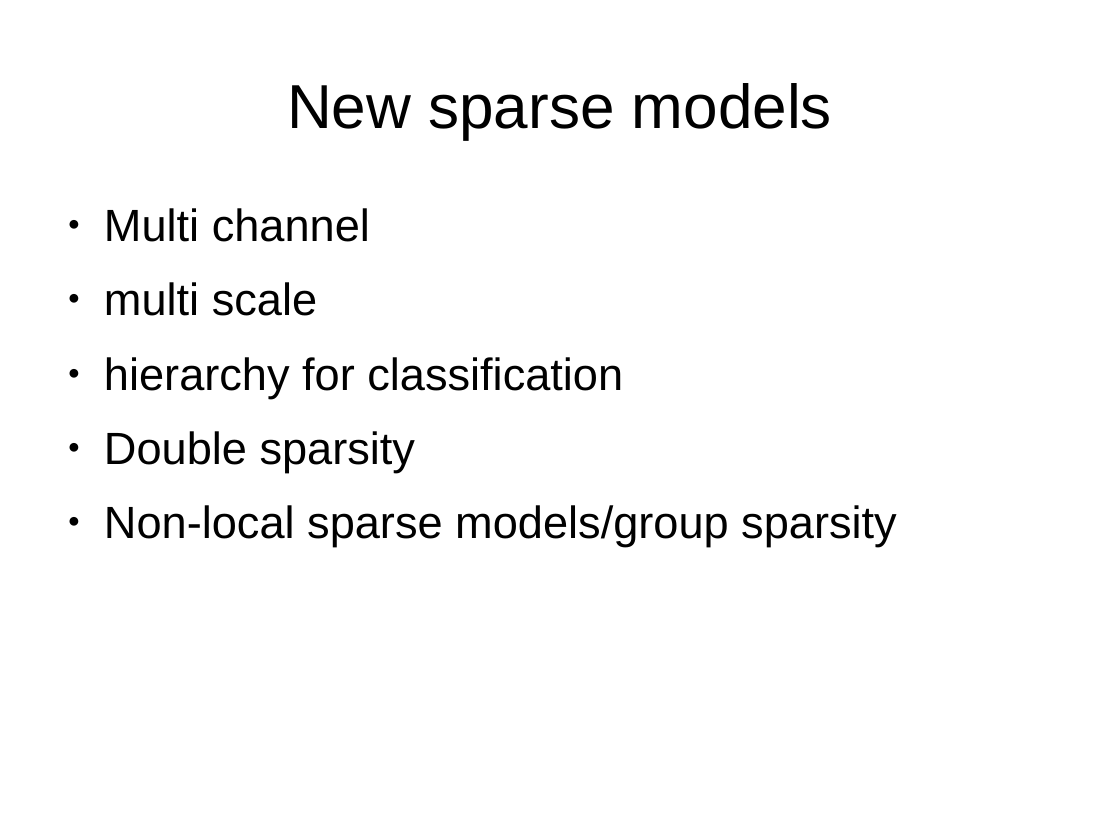
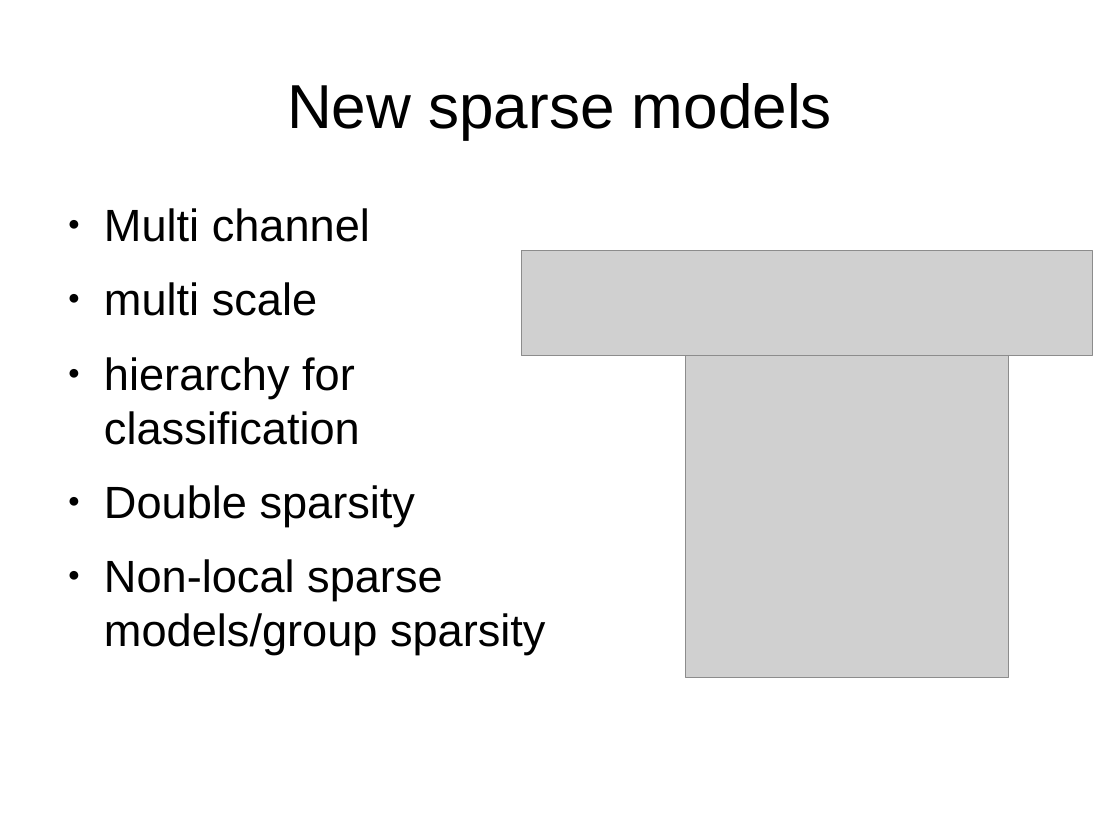
Before and after one commit to Sebu/sprs, a slide deck: slide 14 of progress_report/progress_report.odp (slide 15 before the commit). Drawn at 1120x840 pixels with LibreOffice and Linux fonts; fonts in the diff are those of the drawing; grey boxes stand for pictures. Boxes give left, top, right and bottom in pixels: in the first picture for what was removed or moved away, otherwise in the second. Text is boxed around its words. In the diff, an @@ line names an element or a change of style, - is before the commit and + after.

```diff
--- a/progress_report/progress_report.odp
+++ b/progress_report/progress_report.odp
@@ text "Multi channel" rewrapped from (104,208,897,547) to (104,208,546,655) @@
@@ picture added at (521,251,1093,356) @@
@@ picture added at (686,356,1009,677) @@
```
Also in this commit, not shown: 9 other slides changed, 2 slides added, 2 slides removed, 11 other files.
